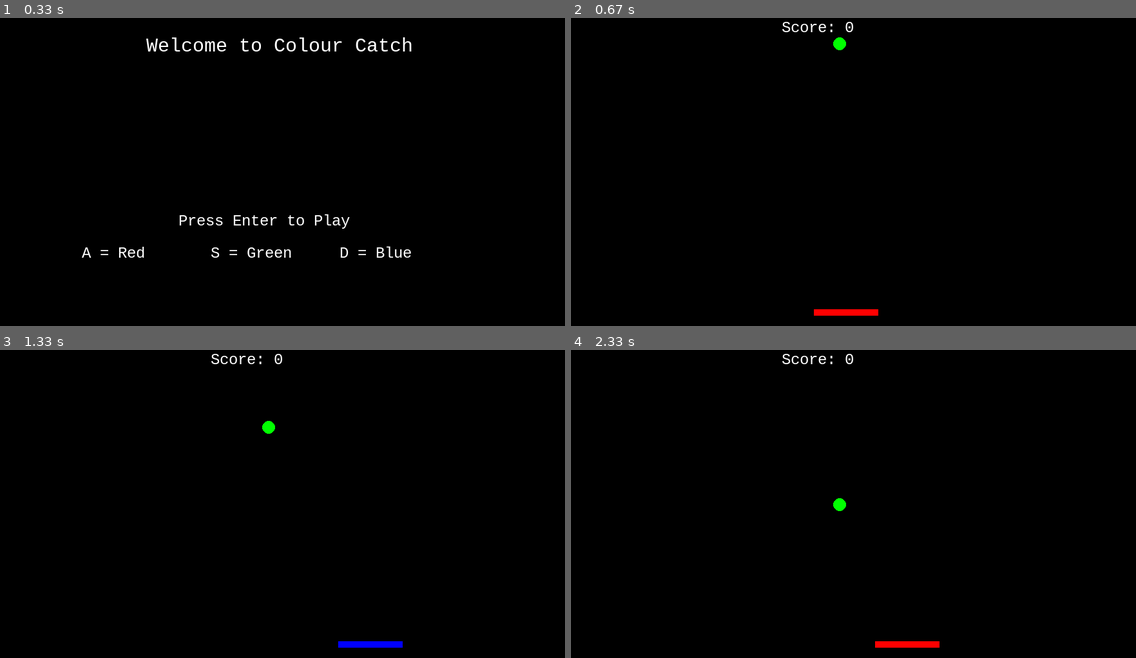
Above: before the commit, frames 1-4 (two rows, left to right).
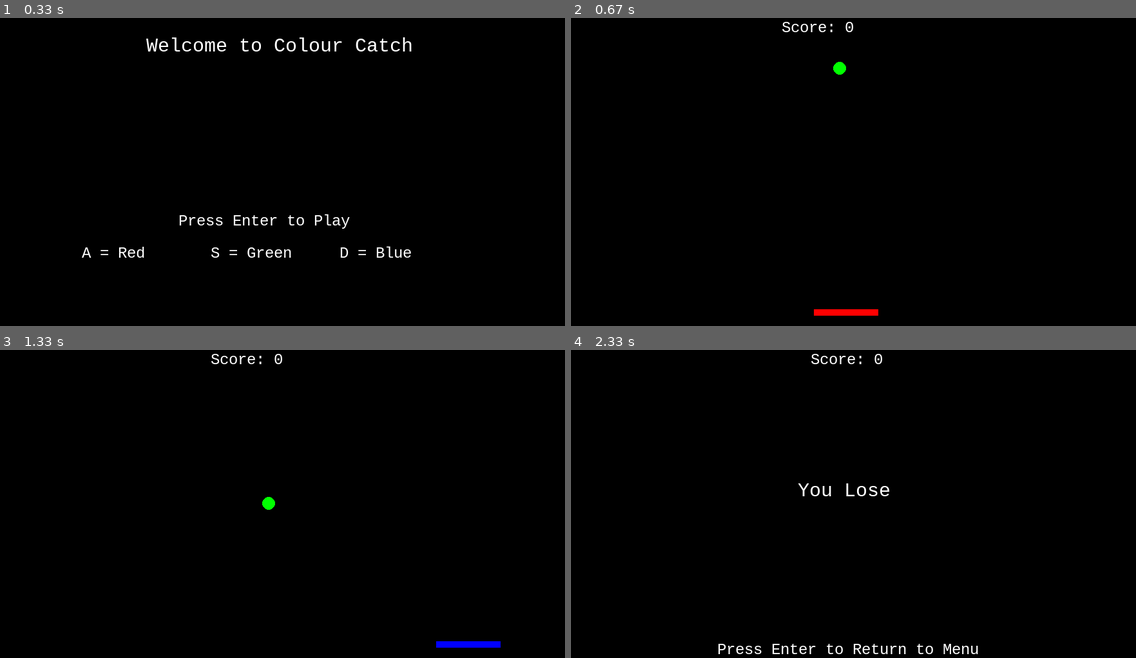
Above: after the commit, the same moments.

Repository: ArcanianArcher/Pygame-Arcade
Game: pygame game, started from Colour Fall.py
Two runs of this game, one before a commit and one after it. Both use one fixed random seed, a clock stepped at 60 frames per second and the inputs below.
Inputs:
- Up to frame 1 (0.33 s): no input
- Up to frame 2 (0.67 s): tap Enter at 0.33 s
- Up to frame 3 (1.33 s): hold Right 0.67-1.13 s; hold Right from 1.17 s (still down); hold D from 1.17 s (still down)
- Up to frame 4 (2.33 s): release Right at 1.63 s; release D at 1.63 s; hold Left 1.67-2.2 s; hold A 1.67-2.2 s

Frame 1 is identical in both runs. In frame 2, 0.1% of the frame differs, in the area x 46-49%, y 6-19%; in frame 3, 0.6%; in frame 4, 1.2%, in the area x 26-73%, y 1-99%.

Commit message:
update to Clock in colour fall

Diff:
--- a/Arcade.py
+++ b/Arcade.py
@@ -34,7 +34,8 @@
             UI_font2.render('4: Pong', False, white),
             UI_font2.render('5: Colourful Balls', False, white),
             UI_font2.render('6: Jumpy Square', False, white),
-            UI_font2.render('7: Colour Fall', False, white)
+            UI_font2.render('7: Colour Fall', False, white),
+            UI_font2.render('8: Alphabet', False, white)
                       ]
         selections_rects = [x.get_rect() for x in selections]
         game = 'Arcade'
@@ -56,6 +57,7 @@
             if pressed[K_5] or pressed[K_KP5] or (mouse_click and selections_rects[4].collidepoint(mouse_pos)): game = 'Colourful Balls'; import_module('Colourful Balls').game(arcade)
             if pressed[K_6] or pressed[K_KP6] or (mouse_click and selections_rects[5].collidepoint(mouse_pos)): game = 'Jumpy Square'; import_module('Jumpy Square').Game(arcade)
             if pressed[K_7] or pressed[K_KP7] or (mouse_click and selections_rects[6].collidepoint(mouse_pos)): game = 'Colour Fall'; import_module('Colour Fall').game(arcade)
+            if pressed[K_8] or pressed[K_KP8] or (mouse_click and selections_rects[7].collidepoint(mouse_pos)): game = 'Alphabet'; import_module('Alphabet').game(arcade)
 
             if pressed[K_ESCAPE]:
                 pygame.quit()
--- a/Colour Fall.py
+++ b/Colour Fall.py
@@ -65,6 +65,7 @@
     rectangle = pygame.Surface((100, 10))
     arcade.setWindow(900, 600)
     screen= arcade.get_screen()
+    Clock = pygame.time.Clock()
     while True:
 
         screen.fill((0,0,0))
@@ -172,6 +173,8 @@
         if pressed[K_ESCAPE]:
             arcade.returnToArcade()
         arcade.getEvents()
+        Clock.tick(180)
+
 
 if __name__ == '__main__':
     pygame.init()
